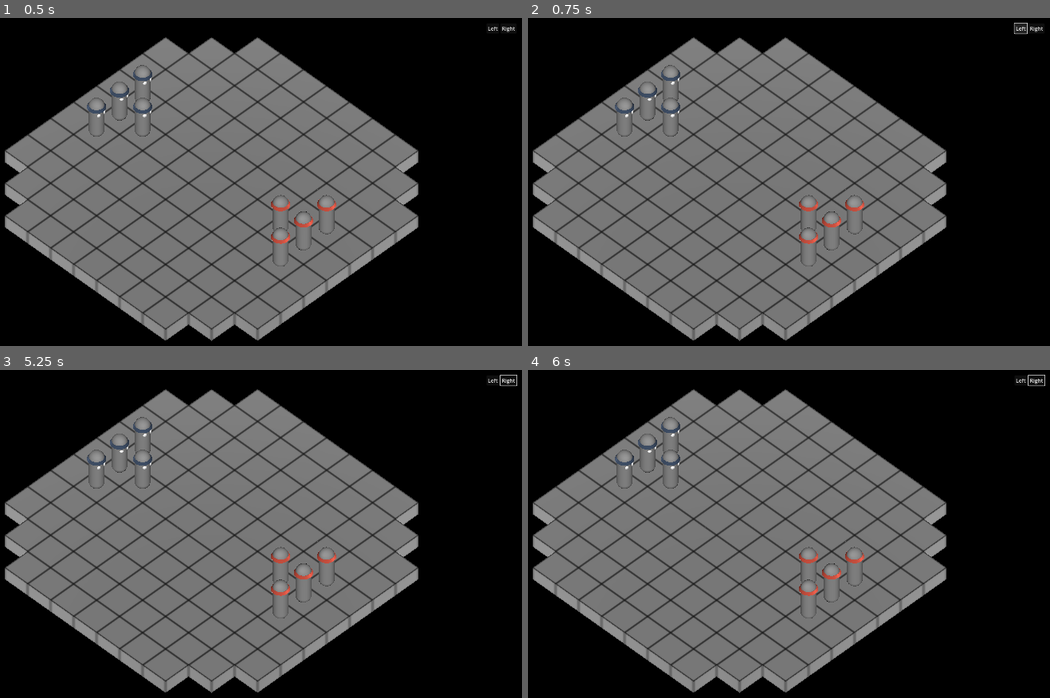
Above: before the commit, frames 1-4 (two rows, left to right).
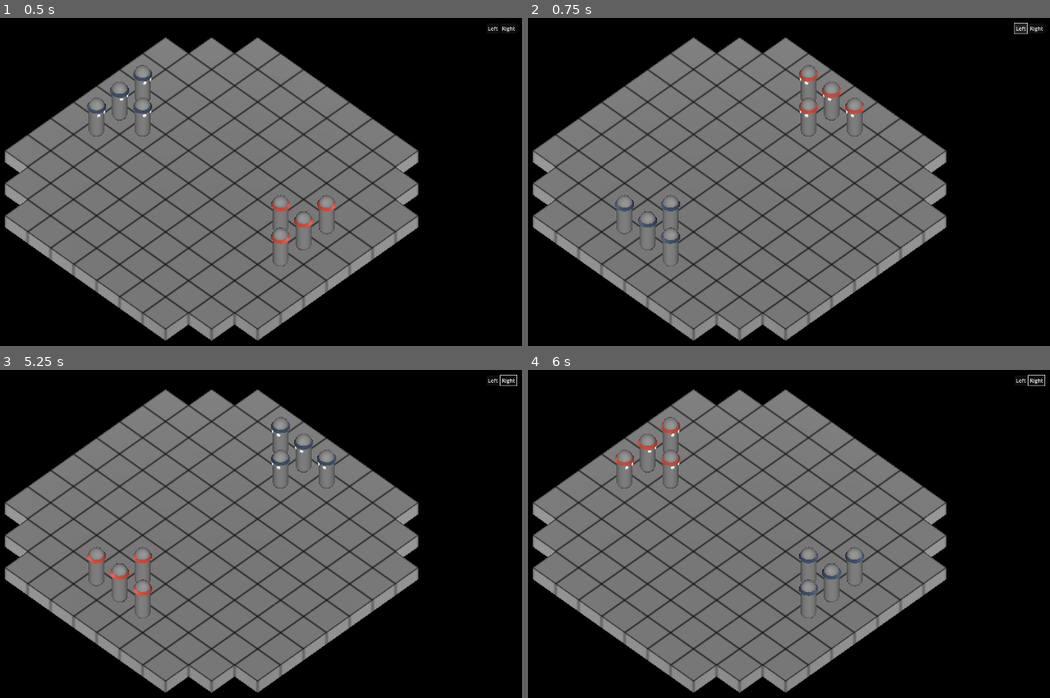
Above: after the commit, the same moments.

Repository: telmotrooper/meagre-tactics
Game: Godot game, scene res://main.tscn
Two runs of this game, one before a commit and one after it. Both use one fixed random seed, a clock stepped at 60 frames per second and the inputs below.
Inputs (mouse positions are in pixels of both pictures, inside the frame that each line leads up to):
- Up to frame 1 (0.5 s): no input
- Up to frame 2 (0.75 s): click "Left" at 0.5 s
- Up to frame 3 (5.25 s): click "Right" at 1.25 s; click "Left" at 2 s; click "Right" at 2.75 s; click "Left" at 3.5 s; click "Right" at 4.25 s; tap Enter at 5 s; move the mouse to (349, 524) at 5.02 s; click (349, 524) at 5.17 s
- Up to frame 4 (6 s): tap Space at 5.75 s; move the mouse to (611, 560) at 5.77 s; click (611, 560) at 5.92 s

Frame 1 is identical in both runs. In frame 2, 2.1% of the frame differs, in the area x 6-65%, y 14-76%; in frame 3, 2.1%; in frame 4, 0.4%.

Commit message:
camera can be rotated from ui

Diff:
--- /dev/null
+++ b/camera_pivot.gd
@@ -0,0 +1,4 @@
+extends Node3D
+
+func rotate_camera(degrees: float) -> void:
+	rotation_degrees.y += degrees
--- a/main.tscn
+++ b/main.tscn
@@ -1,7 +1,8 @@
-[gd_scene load_steps=4 format=3 uid="uid://cm7b76vakvonu"]
+[gd_scene load_steps=5 format=3 uid="uid://cm7b76vakvonu"]
 
 [ext_resource type="PackedScene" uid="uid://c7ss0ckdihwsf" path="res://board.tscn" id="1_655q7"]
 [ext_resource type="PackedScene" uid="uid://bfr6ahl1msuvj" path="res://piece/piece.tscn" id="2_6erff"]
+[ext_resource type="Script" path="res://camera_pivot.gd" id="3_6mpia"]
 
 [sub_resource type="Environment" id="Environment_loftu"]
 background_mode = 1
@@ -43,14 +44,15 @@
 color = "red"
 
 [node name="CameraPivot" type="Node3D" parent="."]
+script = ExtResource("3_6mpia")
 
 [node name="Camera3D" type="Camera3D" parent="CameraPivot"]
 transform = Transform3D(0.707107, -0.5, 0.5, 0, 0.707107, 0.707107, -0.707107, -0.5, 0.5, 3, 4.25, 3)
 projection = 1
 size = 11.0
 
-[node name="DirectionalLight3D" type="DirectionalLight3D" parent="."]
-transform = Transform3D(0.707107, -0.5, 0.5, 0, 0.707107, 0.707107, -0.707107, -0.5, 0.5, 0, 0, 0)
+[node name="DirectionalLight3D" type="DirectionalLight3D" parent="CameraPivot"]
+transform = Transform3D(0.707107, -0.5, 0.5, 0, 0.707107, 0.707107, -0.707107, -0.5, 0.5, 4, 5, 4)
 
 [node name="WorldEnvironment" type="WorldEnvironment" parent="."]
 environment = SubResource("Environment_loftu")
@@ -85,3 +87,6 @@
 [node name="RightButton" type="Button" parent="Control/MarginContainer/HBoxContainer"]
 layout_mode = 2
 text = "Right"
+
+[connection signal="pressed" from="Control/MarginContainer/HBoxContainer/LeftButton" to="CameraPivot" method="rotate_camera" binds= [-90.0]]
+[connection signal="pressed" from="Control/MarginContainer/HBoxContainer/RightButton" to="CameraPivot" method="rotate_camera" binds= [90.0]]
--- a/tile/tile.tscn
+++ b/tile/tile.tscn
@@ -28,10 +28,12 @@
 
 [node name="PieceDetector" type="RayCast3D" parent="."]
 unique_name_in_owner = true
+visible = false
 target_position = Vector3(0, 1, 0)
 
 [node name="RayCasts" type="Node3D" parent="."]
 unique_name_in_owner = true
+visible = false
 
 [node name="TopRayCast3D" type="RayCast3D" parent="RayCasts"]
 target_position = Vector3(0, 0, -1)
